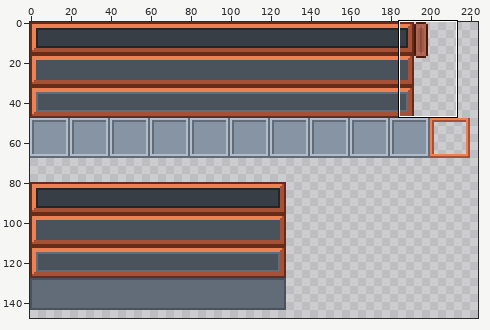
Sprite sheet, stored at textures/gui.png. Above, an overview of the earlier version with the close-up marked.
Close-up. Before the edit:
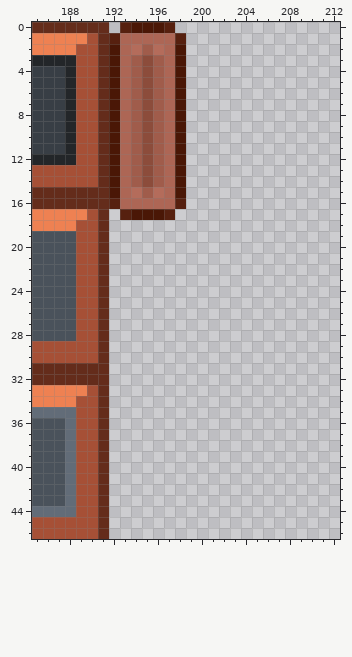
The file is 256x256 pixels. Colours within 5 levels of each other are drawn and written as one. Shown: x 185..212, y 0..46. The wide view leaves out empty margins.
Now the later version:
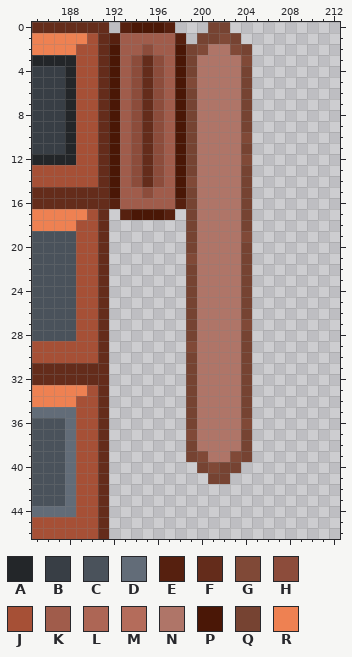
Palette (. is transparent): A #232629  B #383e45  C #4a525b  D #626c78  E #56200f  F #642c1b  G #804937  H #8c4c3b  J #a65036  K #a05c4b  L #ad6655  M #b46c5b  N #af7568  P #4a1706  Q #764332  R #ee8152
What changed:
{"y":0,"x":201,"old":"..","new":"QQ"}
{"y":1,"x":193,"old":"LLLLL","new":"KKKKK"}
{"y":1,"x":200,"old":"....","new":"QQGQ"}
{"y":2,"x":193,"old":"LMKML","new":"KKHKK"}
{"y":2,"x":199,"old":"......","new":"QGNNGQ"}
{"y":3,"x":193,"old":"LKHKL","new":"KHFHK"}
{"y":3,"x":199,"old":"......","new":"QNNNNG"}
{"y":4,"x":193,"old":"LKHKL","new":"KHFHK"}
{"y":4,"x":199,"old":"......","new":"QNNNNQ"}
{"y":5,"x":193,"old":"LKHKL","new":"KHFHK"}
{"y":5,"x":199,"old":"......","new":"GNNNNQ"}
{"y":6,"x":193,"old":"LKHKL","new":"KHFHK"}
{"y":6,"x":199,"old":"......","new":"QNNNNQ"}
{"y":7,"x":193,"old":"LKHKL","new":"KHFHK"}
{"y":7,"x":199,"old":"......","new":"QNNNNQ"}
{"y":8,"x":193,"old":"LKHKL","new":"KHFHK"}
{"y":8,"x":199,"old":"......","new":"QNNNNQ"}
{"y":9,"x":193,"old":"LKHKL","new":"KHFHK"}
{"y":9,"x":199,"old":"......","new":"QNNNNQ"}
{"y":10,"x":193,"old":"LKHKL","new":"KHFHK"}
{"y":10,"x":199,"old":"......","new":"QNNNNG"}
{"y":11,"x":193,"old":"LKHKL","new":"KHFHK"}
{"y":11,"x":199,"old":"......","new":"QNNNNQ"}
{"y":12,"x":193,"old":"LKHKL","new":"KHFHK"}
{"y":12,"x":199,"old":"......","new":"QNNNNG"}
{"y":13,"x":193,"old":"LKHKL","new":"KHFHK"}
{"y":13,"x":199,"old":"......","new":"QNNNNQ"}
{"y":14,"x":193,"old":"LKHKL","new":"KHFHK"}
{"y":14,"x":199,"old":"......","new":"GNNNNQ"}
{"y":15,"x":193,"old":"LMKML","new":"KKHKK"}
{"y":15,"x":199,"old":"......","new":"QNNNNQ"}
{"y":16,"x":193,"old":"LLLLL","new":"KKKKK"}
{"y":16,"x":199,"old":"......","new":"QNNNNQ"}
{"y":17,"x":199,"old":"......","new":"QNNNNQ"}
{"y":18,"x":199,"old":"......","new":"QNNNNQ"}
{"y":19,"x":199,"old":"......","new":"QNNNNG"}
{"y":20,"x":199,"old":"......","new":"QNNNNQ"}
{"y":21,"x":199,"old":"......","new":"GNNNNQ"}
{"y":22,"x":199,"old":"......","new":"QNNNNQ"}
{"y":23,"x":199,"old":"......","new":"QNNNNQ"}
{"y":24,"x":199,"old":"......","new":"QNNNNQ"}
{"y":25,"x":199,"old":"......","new":"QNNNNQ"}
{"y":26,"x":199,"old":"......","new":"QNNNNQ"}
{"y":27,"x":199,"old":"......","new":"QNNNNG"}
{"y":28,"x":199,"old":"......","new":"QNNNNQ"}
{"y":29,"x":199,"old":"......","new":"GNNNNQ"}
{"y":30,"x":199,"old":"......","new":"QNNNNQ"}
{"y":31,"x":199,"old":"......","new":"QNNNNQ"}
{"y":32,"x":199,"old":"......","new":"QNNNNQ"}
{"y":33,"x":199,"old":"......","new":"QNNNNQ"}
{"y":34,"x":199,"old":"......","new":"QNNNNQ"}
{"y":35,"x":199,"old":"......","new":"QNNNNQ"}
{"y":36,"x":199,"old":"......","new":"QNNNNG"}
{"y":37,"x":199,"old":"......","new":"GNNNNQ"}
{"y":38,"x":199,"old":"......","new":"QNNNNQ"}
{"y":39,"x":199,"old":"......","new":"QGNNGQ"}
{"y":40,"x":200,"old":"....","new":"QGQQ"}
{"y":41,"x":201,"old":"..","new":"QQ"}
